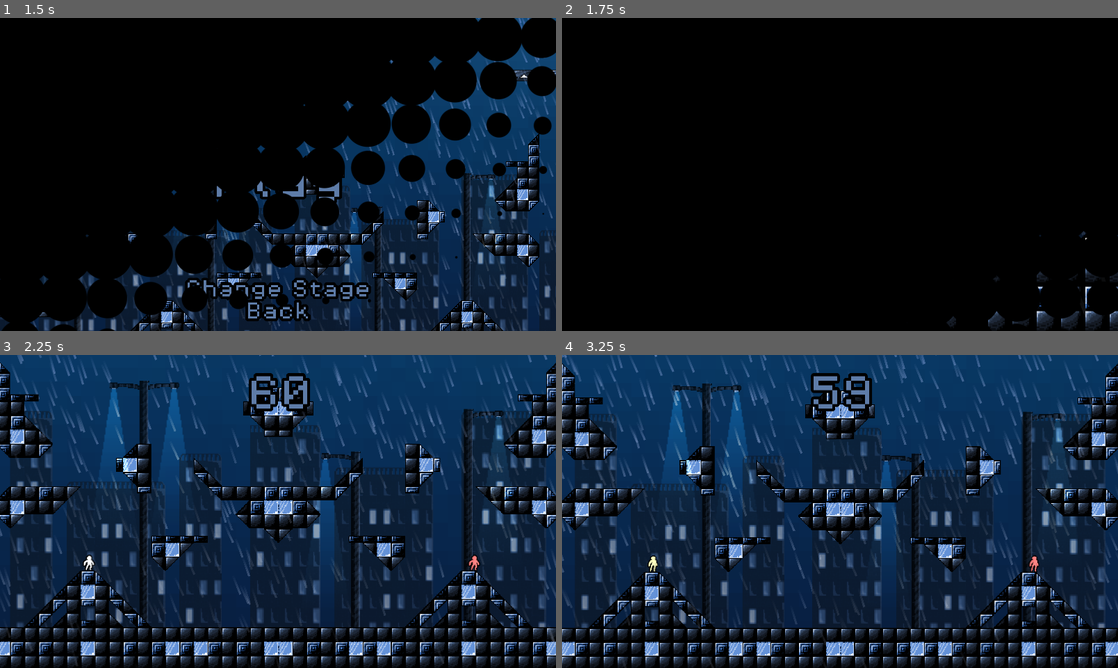
Above: before the commit, frames 1-4 (two rows, left to right).
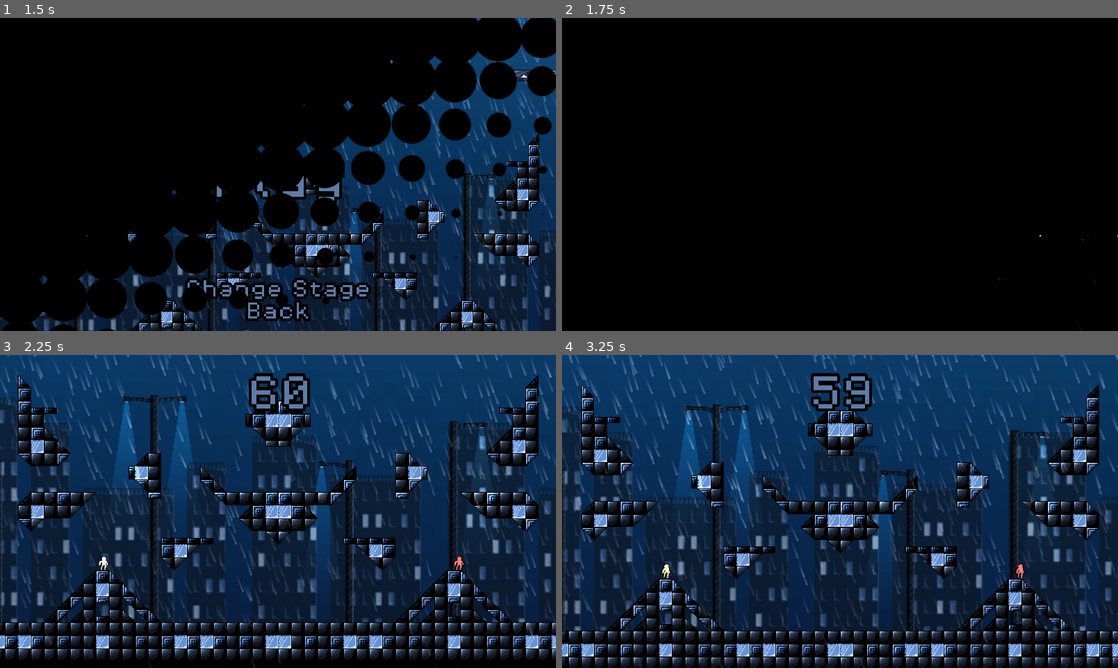
Above: after the commit, the same moments.

Repository: Lipsum27/HyperTag
Game: Godot game, scene res://Scenes/main_menu.tscn
The game is run twice, just before and just after one commit, with the same random seed, the same clock (stepped at 60 frames per second) and the same inputs.
Inputs (mouse positions are in pixels of both pictures, inside the frame that each line leads up to):
- Up to frame 1 (1.5 s): click "Start" at 0.5 s; click "Play" at 1.25 s
- Up to frame 2 (1.75 s): no input
- Up to frame 3 (2.25 s): move the mouse to (400, 495) at 2.02 s
- Up to frame 4 (3.25 s): move the mouse to (728, 527) at 2.77 s

Frame 1 is identical in both runs. In frame 2, 0.8% of the frame differs, in the area x 69-100%, y 68-100%; in frame 3, 45%, in the area x 0-100%, y 0-100%; in frame 4, 45%.

Commit message:
unslopped the camera script
still needs improvement

Diff:
--- a/Scenes/game.tscn
+++ b/Scenes/game.tscn
@@ -45,17 +45,17 @@
 [node name="CameraController" type="Node2D" parent="." unique_id=1034363699]
 position = Vector2(0, -50)
 script = ExtResource("4_g0w0c")
-margin = Vector2(400, 250)
 
 [node name="Camera2D" type="Camera2D" parent="CameraController" unique_id=1376396855]
 physics_interpolation_mode = 1
+zoom = Vector2(0.8, 0.8)
 process_callback = 0
-limit_enabled = false
 limit_left = -2684
 limit_top = -2172
 limit_right = 2684
 limit_bottom = 184
 limit_smoothed = true
+position_smoothing_enabled = true
 drag_left_margin = 1.0
 drag_top_margin = 1.0
 drag_right_margin = 1.0
--- a/Scripts/camera.gd
+++ b/Scripts/camera.gd
@@ -1,98 +1,53 @@
 extends Node2D
 
-@onready var camera2d: Camera2D = $Camera2D
-@export var zoom = 1.5#: float = .8
-@export var minZoom: float = .8#0.355
-@export var maxZoom: float = 2.8
-@export var lerpSpeed: float = 0.08
-@export var margin = Vector2(400, 200)
-@export var zoomSpeed = .08
-@export var singlePlayerZoom = 1.5
-@onready var screenSize = get_viewport_rect().size
+var corners = [Vector2.ZERO, Vector2.ZERO] # min, max
+var margains = Vector2(500, 300) # horizontal, vertical
+var shake:Vector2
 
-# Map edges
-var worldLimits = [-2684.0, 2684.0, -2172.0, 184.0] # Left, right, top, bottom
+# Zoom constraints
+var min_zoom = 0.36
+var max_zoom = 1.0
 
-var shake: Vector2 = Vector2.ZERO
-var targetPosition: Vector2 = Vector2.ZERO
-var maxX
-var maxY
-var minX
-var minY
+@onready var camera = $Camera2D
 
-func _ready(): # setup
-	camera2d.zoom = Vector2(zoom, zoom) # default zoom
-	camera2d.limit_smoothed = false # disable default camera limits
-	if globalScript.playerCount == 1:
-		maxZoom = singlePlayerZoom
-		minZoom = singlePlayerZoom
+func _process(delta: float) -> void:
 
-func _process(delta: float) -> void: # main loop
-	# Start with the bounding box around the first player's position
-	var playerPositions = globalScript.playerPos
-	var playerCount = globalScript.playerCount
-	var r = Rect2(playerPositions[0], Vector2.ONE) # Starts 'r' at player 1's position
+	calculate_borders()
 
-	# Expand the rectangle to include all player positions
-	for i in range(1, playerCount): # Start from the second player (index 1)
-		r = r.expand(playerPositions[i])
+	position = ( corners[0] + corners[1] ) / 2
 
-	r = r.grow_individual(margin.x, margin.y, margin.x, margin.y)
+	if 1 == globalScript.playerCount: # single player camera
+		camera.zoom = camera.zoom.lerp(Vector2(0.75, 0.75), 0.1)
+	else:
+		handle_zoom(delta)
 
-	var z
-	if r.size.x > r.size.y * screenSize.aspect():
-		z = 1.0 / clampf(r.size.x / screenSize.x, minZoom, maxZoom)
-	else:
-		z = 1.0 / clampf(r.size.y / screenSize.y, minZoom, maxZoom)
+	handle_shake(delta)
 
-	zoom = lerp(zoom, z, zoomSpeed *delta*100)
+func calculate_borders():
+	corners[0] = globalScript.playerPos[0]
+	corners[1] = globalScript.playerPos[0]
 
-	# --- 2. Center Position Calculation ---
-	var new_targetPosition: Vector2 = Vector2.ZERO
+	for i in globalScript.playerCount:
+		var pos = globalScript.playerPos[i]
+		corners[0].x = min(corners[0].x, pos.x)
+		corners[0].y = min(corners[0].y, pos.y)
+		corners[1].x = max(corners[1].x, pos.x)
+		corners[1].y = max(corners[1].y, pos.y)
 
-	if playerCount > 0:
-		maxX = playerPositions[0].x
-		minX = playerPositions[0].x
-		maxY = playerPositions[0].y
-		minY = playerPositions[0].y
-	for i in range(globalScript.playerCount):
-		# Check Max X
-		if globalScript.playerPos[i].x > maxX:
-			maxX = globalScript.playerPos[i].x
+func handle_zoom(delta):
+	var screen_size = get_viewport().get_visible_rect().size
 
-		# Check Min X
-		if globalScript.playerPos[i].x < minX:
-			minX = globalScript.playerPos[i].x
+	var player_area_x = (corners[1].x - corners[0].x) + (margains.x * 2)
+	var player_area_y = (corners[1].y - corners[0].y) + (margains.y * 2)
 
-		# Check Max Y
-		if globalScript.playerPos[i].y > maxY:
-			maxY = globalScript.playerPos[i].y
+	var target_zoom_val = min(screen_size.x / player_area_x, screen_size.y / player_area_y)
 
-		# Check Min Y
-		if globalScript.playerPos[i].y < minY:
-			minY = globalScript.playerPos[i].y
-		new_targetPosition = Vector2((maxX + minX) / 2.0, (maxY + minY) / 2.0)
+	target_zoom_val = clamp(target_zoom_val, min_zoom, max_zoom)
 
-	# Smoothly move the camera's target to the new center
-	targetPosition = targetPosition.lerp(new_targetPosition, lerpSpeed *delta*100)
+	var target_zoom = Vector2(target_zoom_val, target_zoom_val)
+	camera.zoom =  camera.zoom.lerp(target_zoom, 0.1)
 
-	var viewport_size = get_viewport_rect().size / zoom # find window size
-	var half_width = viewport_size.x / 2.0
-	var half_height = viewport_size.y / 2.0
-
-	var clamped_x = clampf( # clamp x
-		targetPosition.x,
-		worldLimits[0] + half_width,
-		worldLimits[1] - half_width
-	)
-	var clamped_y = clampf( # clamp y
-		targetPosition.y,
-		worldLimits[2] + half_height,
-		worldLimits[3] - half_height
-	)
-
-	var final_clamped_pos = Vector2(clamped_x, clamped_y)
-
+func handle_shake(delta):
 	if globalScript.shakeDuration > 0: # Shake
 		globalScript.shakeDuration -= delta
 		shake = Vector2(
@@ -103,9 +58,6 @@
 		shake = shake.lerp(Vector2.ZERO, 0.2 *delta*100) # decay
 
 	if globalScript.screenShake:
-		camera2d.offset = shake
+		camera.offset = shake
 	else:
-		camera2d.offset = Vector2.ZERO
-	position = final_clamped_pos # final pos
-
-	camera2d.zoom = Vector2(zoom, zoom) # zoom
+		camera.offset = Vector2.ZERO
